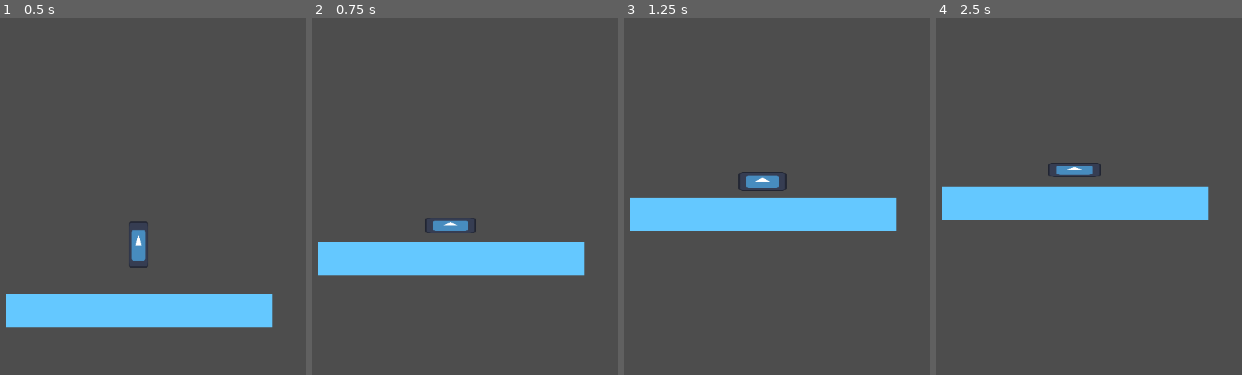
Above: before the commit, frames 1-4 (left to right).
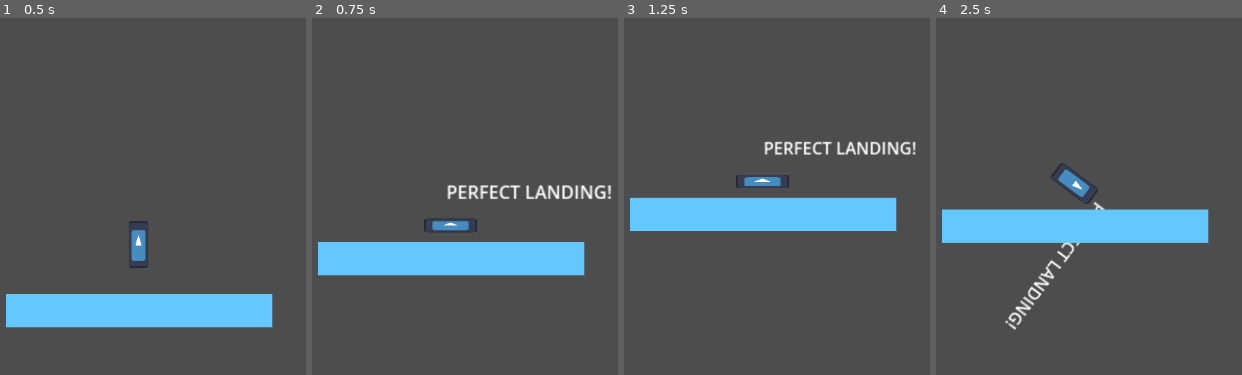
Above: after the commit, the same moments.

Repository: nathadude/Go-Pogo
Game: Godot game, scene res://Main.tscn
The game is run twice, just before and just after one commit, with the same random seed, the same clock (stepped at 60 frames per second) and the same inputs. The engine's default icon, where the game draws it, is replaced by a stand-in: a white triangle on a blue panel in a dark square.
Inputs (mouse positions are in pixels of both pictures, inside the frame that each line leads up to):
- Up to frame 1 (0.5 s): no input
- Up to frame 2 (0.75 s): move the mouse to (outside the picture) at 0.52 s; press the mouse at (outside the picture) at 0.53 s
- Up to frame 3 (1.25 s): no input
- Up to frame 4 (2.5 s): move the mouse to (outside the picture) at 1.27 s; release the mouse at (outside the picture) at 1.28 s; click (outside the picture) at 1.35 s; move the mouse to (1153, 64) at 2.02 s; press the mouse at (1153, 64) at 2.03 s

Frame 1 is identical in both runs. In frame 2, 1.4% of the frame differs, in the area x 36-98%, y 46-61%; in frame 3, 1.5%; in frame 4, 13%, in the area x 1-90%, y 40-88%.

Commit message:
Day 5 of development
Complete overhaul in player controller
kinda Broken right now
added rotation and trick system
cleaned up code:
Migrated monolithic player logic into TrickManager and LandingManager components.

Implemented RayCast-driven state switching between tricking and compression.

Added perpendicularity-based landing rewards and "Bail" penalty states.

Consolidated Hooke's Law compression curves to widen accuracy windows for "Excellent/Great" ratings.

Restored passive momentum conservation and pogo flow via grounded state unification.
Next up:
fix the floor collision logic fighting with each other

Diff:
--- /dev/null
+++ b/Go Pogo/LandingManager.gd
@@ -0,0 +1,38 @@
+extends Node2D
+
+signal landing_processed(msg, is_bad)
+
+@onready var player = get_parent()
+@onready var sprite = player.get_node("Sprite2D")
+
+func process_impact(angle: float, velocity_y: float):
+	if angle >= 45.0:
+		_handle_bad_landing(velocity_y)
+	else:
+		_process_reward(angle)
+
+func _process_reward(error: float):
+	var msg = ""
+	if error <= 5.0: msg = "PERFECT LANDING!"
+	elif error <= 15.0: msg = "NICE LANDING!"
+	elif error <= 30.0: msg = "OK LANDING"
+	else: msg = "SKETCHY..."
+
+	landing_processed.emit(msg, false)
+
+func _handle_bad_landing(impact_vel: float):
+	if sprite.has_method("play_bail_flash"):
+		sprite.play_bail_flash()
+
+	player.current_k = player.base_k
+	# Give a stronger Pity Bounce to ensure they clear the ground
+	player.velocity.y = -impact_vel * 0.65
+	player.position.y -= 10 # Force them higher so RayCast resets
+
+	landing_processed.emit("BAD LANDING!", true)
+
+func get_landing_error() -> float:
+	var angle_in_circle = abs(fmod(player.rotation_degrees, 360.0))
+	if angle_in_circle > 180:
+		angle_in_circle = 360 - angle_in_circle
+	return angle_in_circle
--- a/Go Pogo/Main.tscn
+++ b/Go Pogo/Main.tscn
@@ -1,12 +1,13 @@
-[gd_scene load_steps=14 format=4 uid="uid://djlh5o56djjv7"]
+[gd_scene load_steps=15 format=4 uid="uid://djlh5o56djjv7"]
 
 [ext_resource type="Texture2D" uid="uid://d2pxr3hrkg22p" path="res://icon.svg" id="1_glv2v"]
-[ext_resource type="Script" uid="uid://re2ekve6sbkg" path="res://Scripts/player.gd" id="1_r0du0"]
+[ext_resource type="Script" uid="uid://dmfgw1fj4omij" path="res://Scripts/player2.0.gd" id="1_trn2v"]
 [ext_resource type="Texture2D" uid="uid://dh7g5mqmvkqfg" path="res://simple_tileset.png" id="2_uu6xs"]
 [ext_resource type="Script" uid="uid://dc76flya2x05q" path="res://sprite_2d.gd" id="3_3dxm6"]
 [ext_resource type="Script" uid="uid://dpame8mpnbvc7" path="res://trick_manager.gd" id="3_fos0i"]
 [ext_resource type="Script" uid="uid://5o45gfr8yhik" path="res://Scripts/killzone.gd" id="4_cm0pq"]
 [ext_resource type="Script" uid="uid://cpgaqwirgaq8f" path="res://jump_timing_feedback.gd" id="5_lgr22"]
+[ext_resource type="Script" uid="uid://caqxw8whdwn1e" path="res://LandingManager.gd" id="6_trn2v"]
 
 [sub_resource type="CircleShape2D" id="CircleShape2D_uu6xs"]
 radius = 7.95456
@@ -54,7 +55,9 @@
 
 [node name="Player" type="CharacterBody2D" parent="."]
 position = Vector2(575, 412)
-script = ExtResource("1_r0du0")
+script = ExtResource("1_trn2v")
+
+[node name="RayCast2D" type="RayCast2D" parent="Player"]
 
 [node name="Sprite2D" type="Sprite2D" parent="Player"]
 scale = Vector2(0.25, 0.25)
@@ -72,6 +75,9 @@
 
 [node name="TrickManager" type="Node2D" parent="Player"]
 script = ExtResource("3_fos0i")
+
+[node name="LandingManager" type="Node2D" parent="Player"]
+script = ExtResource("6_trn2v")
 
 [node name="JumpTimingFeedback" type="Label" parent="Player"]
 offset_left = 1.0
@@ -110,4 +116,5 @@
 shape = SubResource("RectangleShape2D_fos0i")
 
 [connection signal="jumped" from="Player" to="Player/JumpTimingFeedback" method="_on_player_jumped"]
+[connection signal="landing_processed" from="Player/LandingManager" to="Player/JumpTimingFeedback" method="_on_landing_processed"]
 [connection signal="timeout" from="Player/JumpTimingFeedback/FeedbackTimer" to="Player/JumpTimingFeedback" method="_on_feedback_timer_timeout"]
--- a/Go Pogo/Scripts/player.gd
+++ b/Go Pogo/Scripts/player.gd
@@ -25,6 +25,11 @@
 #sprite/animation variables
 @onready var sprite = $Sprite2D
 
+#manager variables
+@onready var trick_manager = $TrickManager
+@onready var landing_manager = $LandingManager
+@onready var floor_detector = $RayCast2D
+
 # State variables
 var current_x       := 0.0
 var current_k       := base_k
@@ -33,10 +38,12 @@
 var current_rot     := get_rotation_degrees()
 var is_buckling     := false
 var has_buckled     := false
+var can_trick       := false
 
 func _physics_process(delta):
 	#AIRBORNE LOGIC
 	if not is_on_floor():
+		can_trick = floor_detector.is_colliding()
 		last_velocity_y = velocity.y
 		velocity.y += gravity * delta
 		velocity.y = clamp(velocity.y, -99999, max_fall_speed)
@@ -44,6 +51,16 @@
 	else: #if on ground
 		#Initial Impact
 		if last_velocity_y > 50:
+			var error = landing_manager.get_landing_error()
+			#Ask TM judge landing
+			landing_manager.process_impact(error, last_velocity_y)
+			#If it wasnt bad, pay out multiplier, otherwise, penalize
+			if error < 45.0:
+				trick_manager.reset_multiplier(true) #success = payout
+				rotation_degrees = 0 #snap to upright
+			else:
+				trick_manager.reset_multiplier(false) #failure: Lose multiplier
+
 			if Input.is_action_pressed("move_up"):
 				#initial "Slam" boost into compression
 				current_x = clamp(current_x + (last_velocity_y * 0.1), 0, max_compression_x)
@@ -92,8 +109,10 @@
 				var reward = add_k * accuracy
 				current_k = clamp(current_k + reward, base_k, max_k)
 				print("Great Timing! Accuracy: ", accuracy, "Added reward of ", reward, "New K: ", current_k)
+			elif has_buckled:
+				current_k = base_k
 			else:
-				print("Early Release. No K bonus.")
+				print("Early release, no k reward")
 
 			jumped.emit(current_x, has_buckled)
 			peak_timer = 0.0
--- /dev/null
+++ b/Go Pogo/Scripts/player2.0.gd
@@ -0,0 +1,141 @@
+extends CharacterBody2D
+
+## Signals
+signal jumped(value, buckling_status)
+
+## --- Exports ---
+@export_group("Physics")
+@export var gravity := 900
+@export var max_fall_speed := 1200
+@export var bounce_restitution := 0.8
+
+@export_group("Spring Constants (K)")
+@export var base_k := 3.0
+@export var add_k := 0.25
+@export var max_k := 10.0
+
+@export_group("Compression (X)")
+@export var max_compression_x := 100.0
+@export var min_compression_x := 50.0
+@export var compression_speed := 150.0
+@export var charge_decay_speed := 100.0
+@export var peak_hold_time := 0.08
+
+## --- Nodes ---
+@onready var sprite = $Sprite2D
+@onready var trick_manager = $TrickManager
+@onready var landing_manager = $LandingManager
+@onready var floor_detector = $RayCast2D
+
+## --- State Variables ---
+var current_x        := 0.0
+var current_k        := base_k
+var is_compressing   := false
+var is_buckling      := false
+var has_buckled      := false
+var can_trick        := false
+var peak_timer       := 0.0
+var last_velocity_y  := 0.0
+
+func _physics_process(delta):
+	# 1. AIRBORNE LOGIC
+	if not is_on_floor():
+		# Raycast check: If we are close to ground, we can't trick anymore
+		can_trick = not floor_detector.is_colliding()
+		last_velocity_y = velocity.y # track fall speed
+		velocity.y += gravity * delta
+		velocity.y = clamp(velocity.y, -99999, max_fall_speed)
+
+	# 2. GROUNDED / IMPACT LOGIC
+	else:
+		if last_velocity_y > 50:
+			_handle_impact()
+			#last_velocity_y = 0 DO NOT ZERO HERE, LET THE HANDLERS HANDLE, DUH.
+
+	# 3. INPUT HANDLING: COMPRESSION
+	# This triggers if we are on floor OR close enough (RayCast hitting)
+	# BIG ISSUE HERE FOR FUTURE FIX: COMPRESSION TIME VARIES AFTER RAYCAST IMPLEMENTATION
+	#Raycast and collision are fighting over
+	if is_on_floor() or floor_detector.is_colliding():
+		if Input.is_action_pressed("move_up") and not has_buckled:
+			_handle_compression_logic(delta)
+
+		elif is_compressing and Input.is_action_just_released("move_up"):
+			_finalize_jump()
+
+	move_and_slide()
+
+## Handles the moment the pogo hits the dirt
+func _handle_impact():
+	var error = landing_manager.get_landing_error()
+	landing_manager.process_impact(error, last_velocity_y)
+
+	if error < 45.0:
+		trick_manager.reset_multiplier(true)
+
+		# SOUL RESTORED: Smoothly right the pogo stick instead of snapping
+		var tween = create_tween()
+		tween.tween_property(self, "rotation_degrees", 0, 0.1).set_trans(Tween.TRANS_SINE)
+
+		if Input.is_action_pressed("move_up"):
+			# Active Slam
+			current_x = clamp(current_x + (last_velocity_y * 0.12), 0, max_compression_x)
+		else:
+			# If aren't holding the button MUST bounce back up
+			var decay_factor = clamp(1.0 - (last_velocity_y / max_fall_speed), 0.4, 1.0)
+			current_k = lerp(current_k, base_k, 0.2) # Slight decay of K
+			velocity.y = -last_velocity_y * bounce_restitution
+			position.y -= 5 # Pop off the floor slightly to maintain state
+	else:
+		# BAIL: TrickManager handles the reset, LandingManager handles the pity bounce
+		trick_manager.reset_multiplier(false)
+
+	last_velocity_y = 0 # Now we clear it
+
+## Manages the X variable and Buckling state
+func _handle_compression_logic(delta):
+	is_compressing = true
+
+	if current_x >= max_compression_x:
+		peak_timer += delta
+		if peak_timer >= peak_hold_time:
+			is_buckling = true
+			has_buckled = true
+
+	if is_buckling:
+		current_x -= charge_decay_speed * delta
+	else:
+		# Softened the logarithmic curve
+		# Reduced the multiplier (0.05 -> 0.03) to give more room in the 90s
+		var diff = max_compression_x - current_x
+		var log_speed = clamp(diff * 0.03, 0.3, 8.0)
+		current_x += log_speed * compression_speed * delta
+
+	current_x = clamp(current_x, min_compression_x, max_compression_x)
+
+## Calculates accuracy, applies rewards, and launches
+func _finalize_jump():
+	var accuracy = current_x / max_compression_x
+
+	if has_buckled:
+		current_k = base_k # Penalty for buckling
+	elif accuracy > 0.8:
+		var reward = add_k * accuracy
+		current_k = clamp(current_k + reward, base_k, max_k)
+		print("Reward added. New K: ", current_k)
+
+	jumped.emit(current_x, has_buckled)
+	launch_player()
+
+func launch_player():
+	var spring_force = (current_k * current_x) * -1
+
+	velocity.y = spring_force
+	position.y -= 2 # Prevent immediate floor re-collision
+
+	# Reset Jump States
+	current_x = 0.0
+	is_compressing = false
+	is_buckling = false
+	has_buckled = false
+	peak_timer = 0.0
--- a/Go Pogo/jump_timing_feedback.gd
+++ b/Go Pogo/jump_timing_feedback.gd
@@ -1,35 +1,45 @@
 extends Label
 
-@onready var timer = $FeedbackTimer # Assumes timer is a child of the label
+@onready var timer = $FeedbackTimer
 
 func _ready():
-	text = "" # Clear placeholder text on start
+	text = ""
+	pivot_offset = size / 2 # Ensures the burst scales from the center
 
-# This is the 'Slot' that waits for the 'Signal'
+## CONNECT THIS TO PLAYER "jumped" SIGNAL
 func _on_player_jumped(val: float, has_buckled: bool):
-	text = get_jump_feedback(val, has_buckled)
-	_set_label_color(val, has_buckled)
+	text = _get_jump_text(val, has_buckled)
+	_set_color(has_buckled, val >= 100)
+	_burst_animate()
 
-	# THE VISUAL BURST: Scale from 0 to 1.5 and back to 1.0
+## CONNECT THIS TO LANDING_MANAGER "landing_processed" SIGNAL
+func _on_landing_processed(msg: String, is_bad: bool):
+	text = msg
+	modulate = Color.DARK_RED if is_bad else Color.WHITE
+	_burst_animate()
+
+func _get_jump_text(val: float, has_buckled: bool) -> String:
+	if has_buckled: return "LATE!"
+	if val >= 100: return "PERFECT!"
+	if val >= 96: return "EXCELLENT!"
+	if val >= 90: return "GREAT!"
+	if val >= 81: return "NICE!"
+	return "EARLY..."
+
+func _set_color(is_bad: bool, is_perfect: bool):
+	if is_bad: modulate = Color.DARK_RED
+	elif is_perfect: modulate = Color.GOLD
+	else: modulate = Color.WHITE
+
+func _burst_animate():
 	var tween = create_tween()
 	tween.tween_property(self, "scale", Vector2(1.5, 1.5), 0.1).set_trans(Tween.TRANS_BACK)
 	tween.tween_property(self, "scale", Vector2(1.0, 1.0), 0.1)
-
 	timer.start()
-
-func get_jump_feedback(val: float, has_buckled: bool) -> String:
-	if has_buckled: return "LATE!"
-	if val >= 100: return "PERFECT!"
-	if val >= 96:  return "EXCELLENT!"
-	if val >= 90:  return "GREAT!"
-	if val >= 81:  return "NICE!"
-	return "EARLY..."
-
-func _set_label_color(val: float, has_buckled: bool):
-	if has_buckled: modulate = Color.DARK_RED
-	elif val >= 100: modulate = Color.GOLD
-	elif val >= 90:  modulate = Color.CYAN
-	else: modulate = Color.WHITE
 
 func _on_feedback_timer_timeout():
 	text = ""
+
+
+func _on_landing_manager_landing_processed(msg: Variant, is_bad: Variant) -> void:
+	pass # Replace with function body.
--- a/Go Pogo/sprite_2d.gd
+++ b/Go Pogo/sprite_2d.gd
@@ -2,16 +2,26 @@
 
 func _process(_delta):
 	var parent = get_parent()
+
+	# 1. SQUASH & STRETCH
 	if parent.is_on_floor():
 		var squash = (parent.current_x / parent.max_compression_x) * 0.15
 		scale = Vector2(0.25 + squash, 0.25 - squash)
 	else:
-		# Stretch based on velocity
 		var stretch = clamp(abs(parent.velocity.y) / 1000, 0, 0.1)
 		scale = Vector2(0.25 - stretch, 0.25 + stretch)
 
+	# 2. FULL CHARGE GLOW
 	if parent.current_x >= parent.max_compression_x and not parent.is_buckling:
-			# Make the sprite "shiver" or flash white to show it's fully charged
-			modulate = Color(2, 2, 2) # Overbright/Glow effect
+		modulate = Color(2, 2, 2) # Overbright glow
 	else:
-		modulate = Color(1, 1, 1) # Normal
+		# We don't reset to WHITE here because the bail flash might be running
+		if modulate.a == 1.0: # Only reset if we aren't currently flashing
+			modulate = Color(1, 1, 1)
+
+## Called by LandingManager on a bad landing
+func play_bail_flash():
+	var tween = create_tween()
+	tween.tween_property(self, "modulate", Color(1, 0, 0, 0.5), 0.1) # Red Tint
+	tween.tween_property(self, "modulate", Color(1, 1, 1, 1.0), 0.1)
+	tween.set_loops(3)
--- a/Go Pogo/trick_manager.gd
+++ b/Go Pogo/trick_manager.gd
@@ -1,55 +1,50 @@
 extends Node2D
 
-## Signals to talk to the rest of the game
-signal trick_completed(trick_name, score_value)
-signal rotation_updated(current_total)
+signal multiplier_changed(new_value)
 
-@export var leeway := 15.0
-@export var rotation_threshold := 360 - leeway # Degrees for a "full" flip (with 30d of leeway)
+@export var rotation_speed := 400.0
+@export var trick_multiplier_increment := 0.5
 
-var total_rotation := 0.0
-var last_frame_rotation := 0.0
-var is_tracking := false
+var current_multiplier := 1.0
+var total_rotation_this_jump := 0.0
+var is_trick_animating := false # Used for the "tap" trick
 
-@warning_ignore("unused_parameter") #not sure what this is yet
+@onready var player = get_parent()
+
 func _process(delta):
-	var parent = get_parent()
+	# The Player.gd script toggles "can_trick" based on the RayCast
+	if not player.is_on_floor() and player.can_trick:
+		if Input.is_action_pressed("move_up") and not is_trick_animating:
+			_handle_rotation_input(delta)
 
-	if not parent.is_on_floor():
-		if not is_tracking:
-			_start_tracking(parent.rotation_degrees)
+func _handle_rotation_input(delta):
+	var rotation_step = rotation_speed * delta
+	player.rotation_degrees += rotation_step
+	total_rotation_this_jump += rotation_step
 
-		_update_rotation(parent.rotation_degrees)
-	else:
-		if is_tracking:
-			_finalize_trick()
+	# Every full 360 rotation boosts the multiplier
+	if total_rotation_this_jump >= 360.0:
+		current_multiplier += trick_multiplier_increment
+		total_rotation_this_jump -= 360.0
+		multiplier_changed.emit(current_multiplier)
 
-func _start_tracking(start_rot):
-	is_tracking = true
-	total_rotation = 0.0
-	last_frame_rotation = start_rot
+## Sonic Rush Style "Tap" Trick (Optional: Call this from Player.gd if you prefer taps)
+func perform_midair_trick(sprite: Sprite2D):
+	if is_trick_animating: return
 
-func _update_rotation(current_rot):
-	# Calculate the delta rotation between frames
-	var frame_diff = current_rot - last_frame_rotation
+	is_trick_animating = true
+	current_multiplier += 0.5
+	multiplier_changed.emit(current_multiplier)
 
-	# Handle the 180 to -180 wrap-around jump if necessary
-	if frame_diff > 180: frame_diff -= 360
-	if frame_diff < -180: frame_diff += 360
+	var tween = create_tween()
+	tween.tween_property(sprite, "rotation_degrees", player.rotation_degrees + 360, 0.4).set_trans(Tween.TRANS_QUART).set_ease(Tween.EASE_OUT)
+	tween.finished.connect(func(): is_trick_animating = false)
 
-	total_rotation += abs(frame_diff)
-	last_frame_rotation = current_rot
-	rotation_updated.emit(total_rotation)
+func reset_multiplier(pay_out: bool):
+	if pay_out:
+		# Logic for adding to score would go here
+		pass
 
-func _finalize_trick():
-	is_tracking = false
-
-	# Determine how many flips were completed
-	var flip_count = int(total_rotation / 360)
-
-	if total_rotation >= rotation_threshold:
-		var score = flip_count * 100
-		var trick_name = str(flip_count) + "x FLIP!" if flip_count > 1 else "FLIP!"
-		trick_completed.emit(trick_name, score)
-
-	total_rotation = 0.0
+	current_multiplier = 1.0
+	total_rotation_this_jump = 0.0
+	multiplier_changed.emit(current_multiplier)
Not shown, added: Go Pogo/LandingManager.gd.uid
Not shown, added: Go Pogo/Scripts/player2.0.gd.uid
